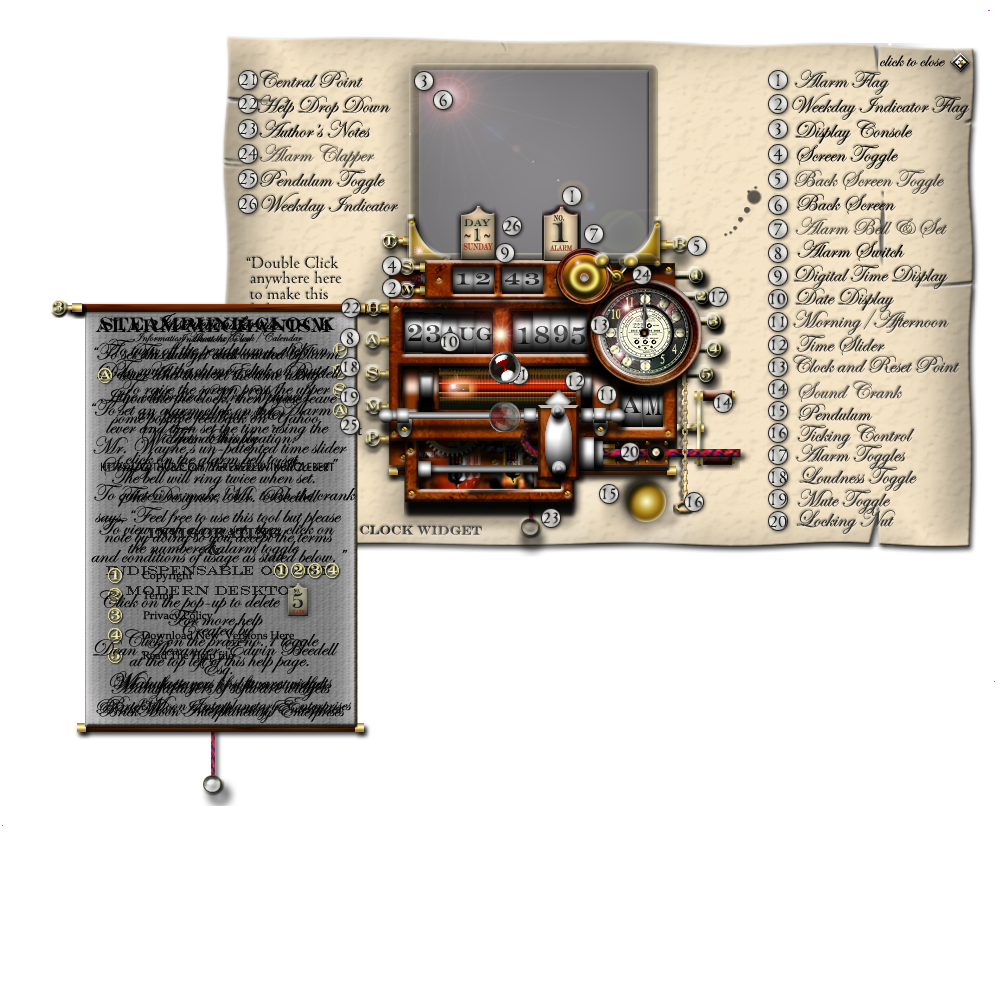
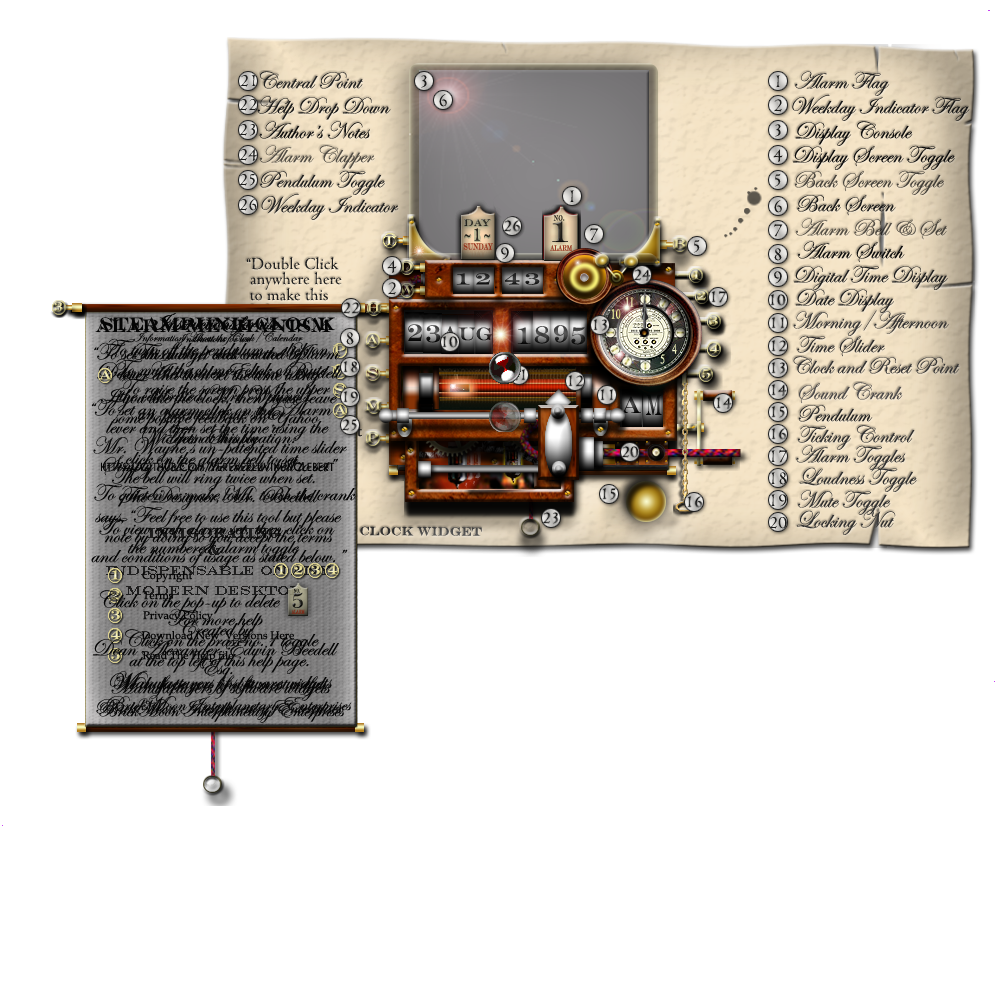
Before/after of a w=1000, h=1000 layered artwork. What changed in the layer stack:
moved "displayscreentoggle" above "weekdaytoggle", painted on it over (399, 260, 423, 295)
painted on "helpbottom" over (223, 36, 978, 557)
